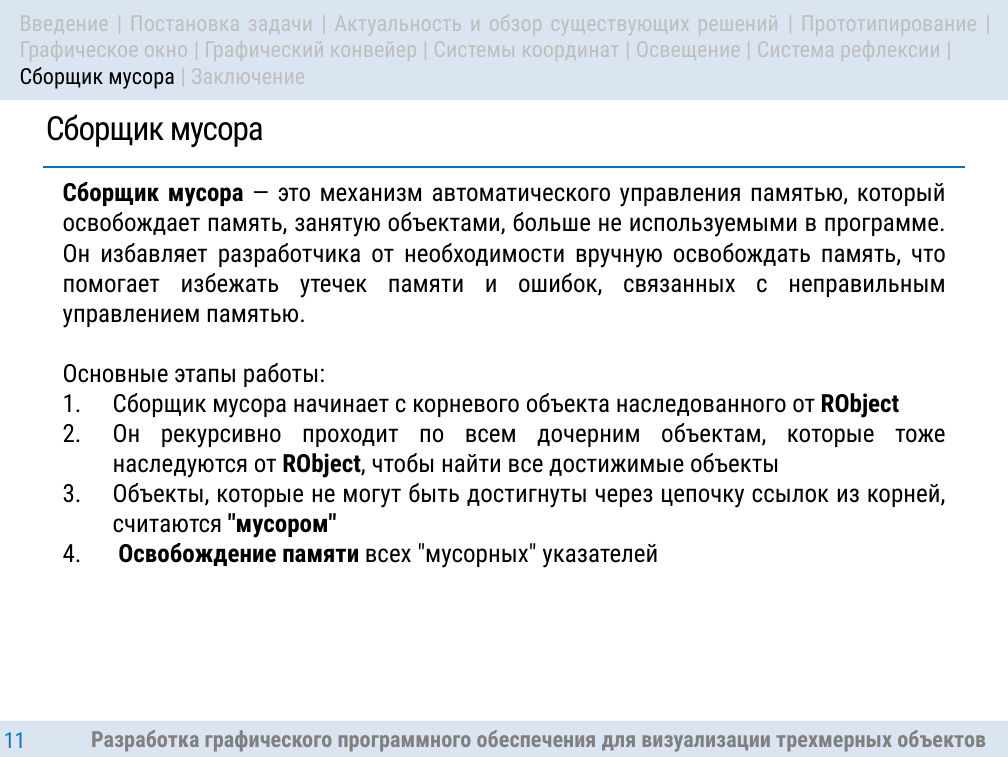
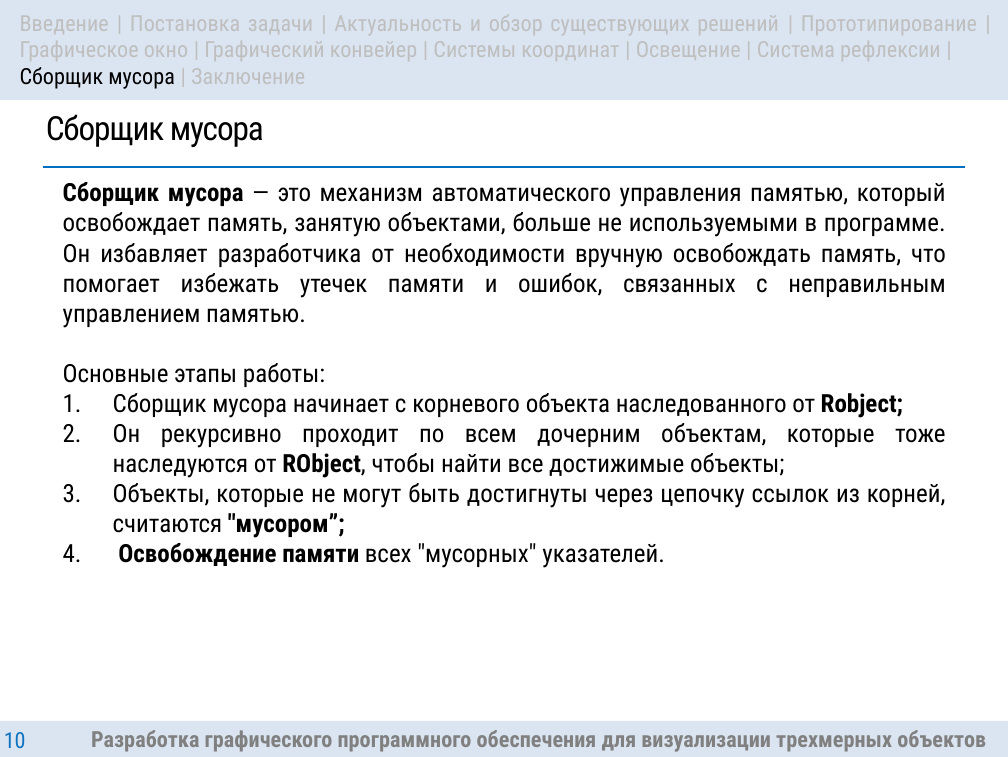
Before and after one commit to DanielDaVinci/Diploma, a slide deck: slide 10 of MIMAPS/presentation/Presentation.pptx (slide 11 before the commit). Drawn at 1008x757 pixels with LibreOffice and Linux fonts; fonts in the diff are those of the drawing. Boxes give left, top, right and bottom in pixels: in the first picture for what was removed or moved away, otherwise in the second. Text is boxed around its words. In the diff, an @@ line names an element or a change of style, - is before the commit and + after.

Commit message:
FIX: presentation

```diff
--- a/MIMAPS/presentation/Presentation.pptx
+++ b/MIMAPS/presentation/Presentation.pptx
@@ text at (113, 393, 946, 568): text changed @@
-1. Сборщик мусора начинает с корневого объекта наследованного от RObject
-2. Он рекурсивно проходит по всем дочерним объектам, которые тоже наследуются от RObject, чтобы найти все достижимые объекты
-3. Объекты, которые не могут быть достигнуты через цепочку ссылок из корней, считаются "мусором"
-4. Освобождение памяти всех "мусорных" указателей
+1. Сборщик мусора начинает с корневого объекта наследованного от Robject;
+2. Он рекурсивно проходит по всем дочерним объектам, которые тоже наследуются от RObject, чтобы найти все достижимые объекты;
+3. Объекты, которые не могут быть достигнуты через цепочку ссылок из корней, считаются "мусором”;
+4. Освобождение памяти всех "мусорных" указателей.
@@ page number at (4, 732, 26, 748): text changed @@
-11
+10
```
Also in this commit, not shown: 4 other slides changed, 2 slides removed.
